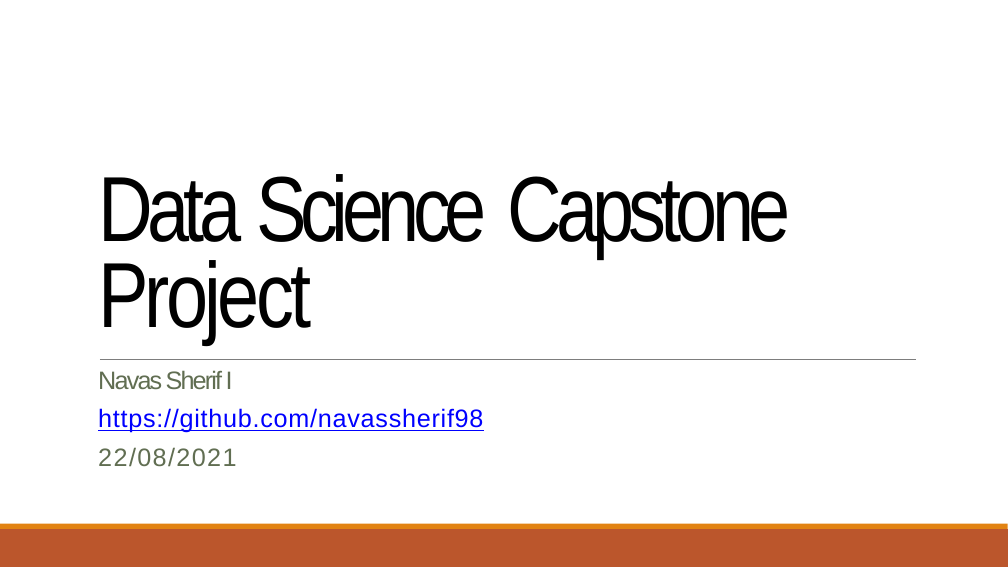
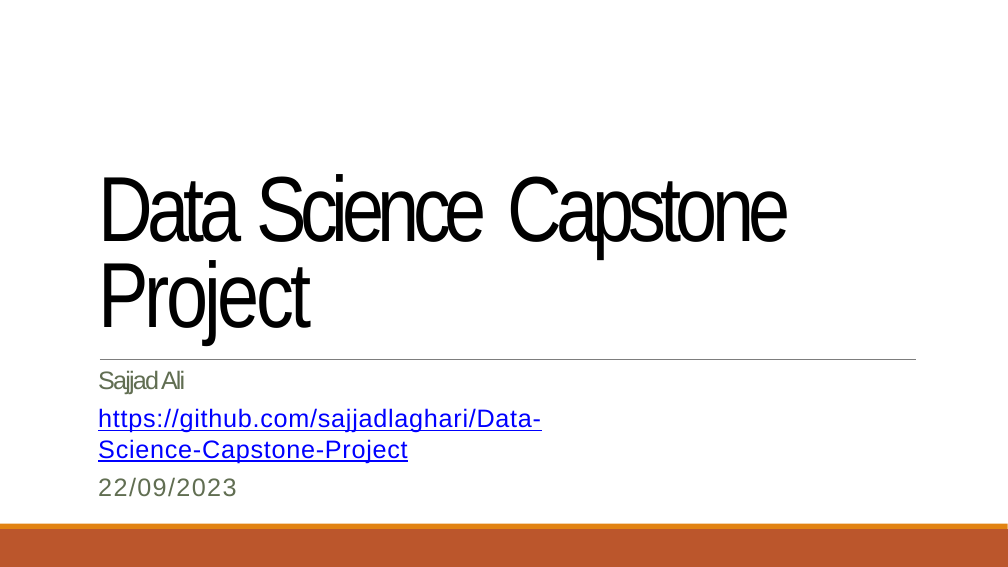
Before and after one commit to sajjadlaghari/Data-Science-Capstone-Project, a slide deck: slide 1 of Week 5 Present Your Data-Driven Insights/Data Science Journey.pptx. Drawn at 1008x567 pixels with LibreOffice and Linux fonts; fonts in the diff are those of the drawing. Boxes give left, top, right and bottom in pixels: in the first picture for what was removed or moved away, otherwise in the second. Text is boxed around its words. In the diff, an @@ line names an element or a change of style, - is before the commit and + after.

```diff
--- a/Week 5 Present Your Data-Driven Insights/Data Science Journey.pptx
+++ b/Week 5 Present Your Data-Driven Insights/Data Science Journey.pptx
@@ text at box(98, 370, 541, 497): text changed @@
-Navas Sherif I
-https://github.com/navassherif98
-22/08/2021
+Sajjad Ali
+https://github.com/sajjadlaghari/Data-Science-Capstone-Project
+22/09/2023
```
Also in this commit, not shown: 9 other slides changed.
